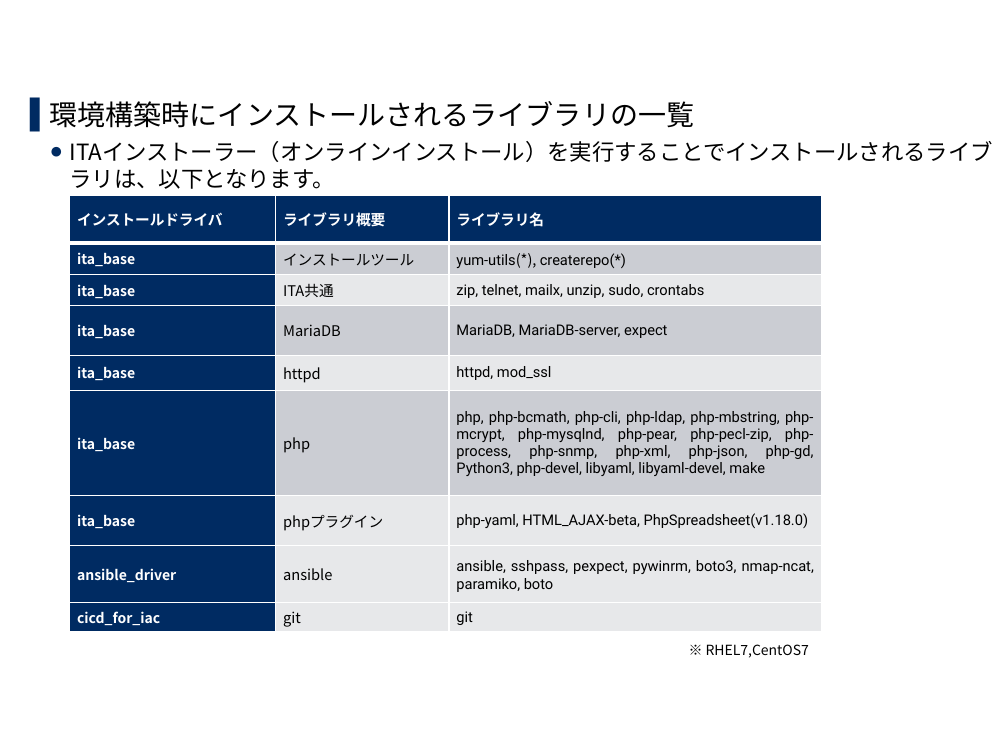
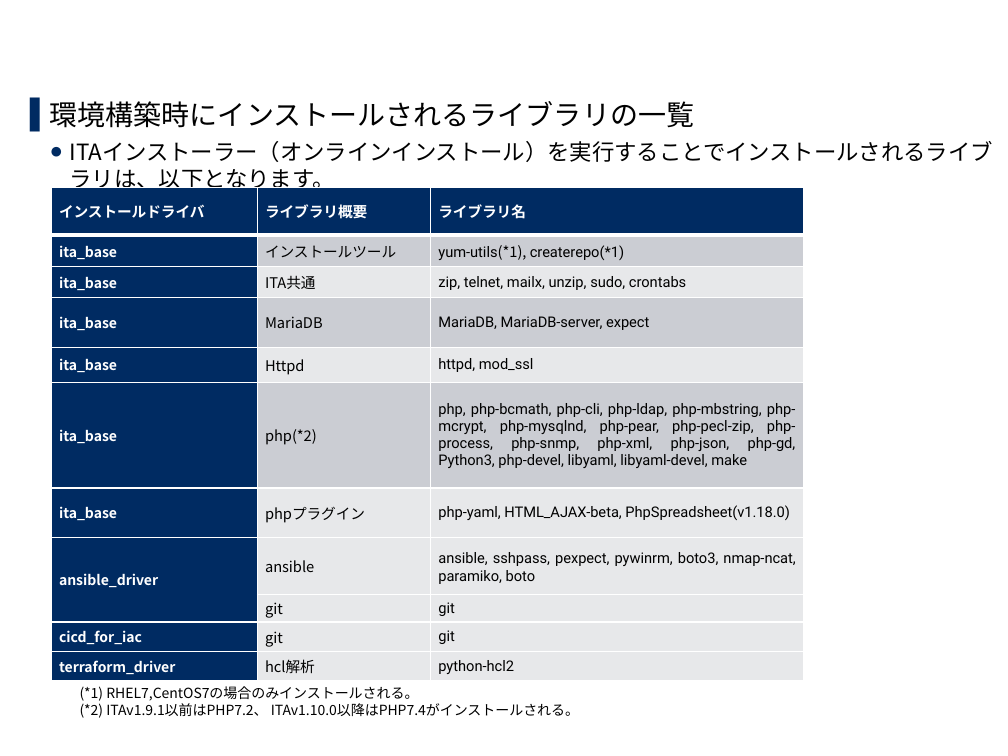
Before and after one commit to exastro-suite/it-automation-docs, a slide deck: slide 22 of asset/Learn_ja/ITA-online-install_ja.pptx. Drawn at 1008x756 pixels with LibreOffice and Linux fonts; fonts in the diff are those of the drawing; background and template pictures are left out. Boxes give left, top, right and bottom in pixels: in the first picture for what was removed or moved away, otherwise in the second. Text is boxed around its words. In the diff, an @@ line names an element or a change of style, - is before the commit and + after.

```diff
--- a/asset/Learn_ja/ITA-online-install_ja.pptx
+++ b/asset/Learn_ja/ITA-online-install_ja.pptx
@@ table at (51,187,803,681) @@
-row 2, column 3: yum-utils(*), createrepo(*)
+row 2, column 3: yum-utils(*1), createrepo(*1)
-row 5, column 2: httpd
+row 5, column 2: Httpd
-row 6, column 2: php
+row 6, column 2: php(*2)
+row 9:  | git | git
+row 11: terraform_driver | hcl解析 | python-hcl2
@@ table: place and size @@
-table at (70,196,822,632)
+table at (51,187,803,681)
@@ text at (80,686,579,718): text changed @@
-※ RHEL7,CentOS7
+(*1) RHEL7,CentOS7の場合のみインストールされる。
+(*2) ITAv1.9.1以前はPHP7.2、 ITAv1.10.0以降はPHP7.4がインストールされる。
```
Also in this commit, not shown: 3 other slides changed, 9 other files.
